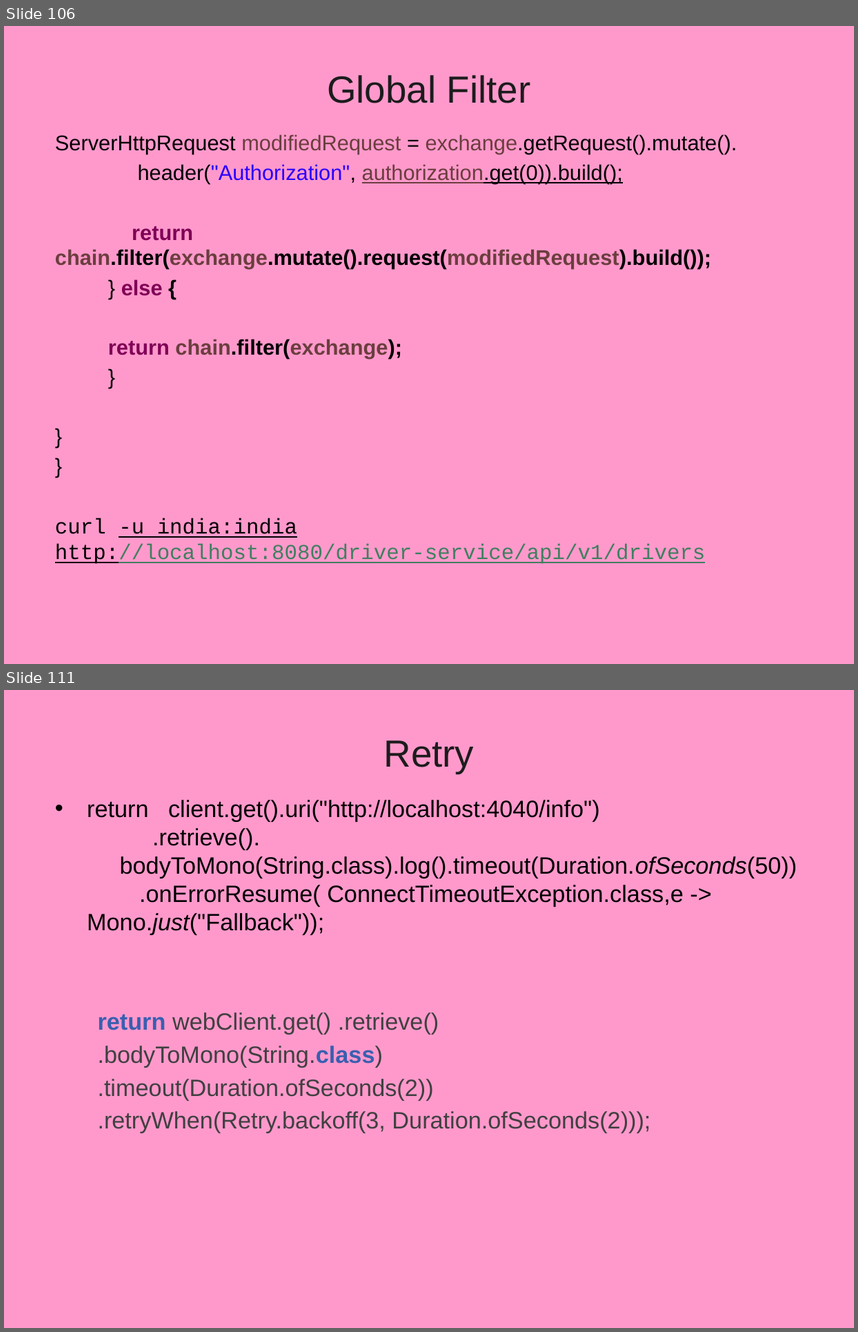
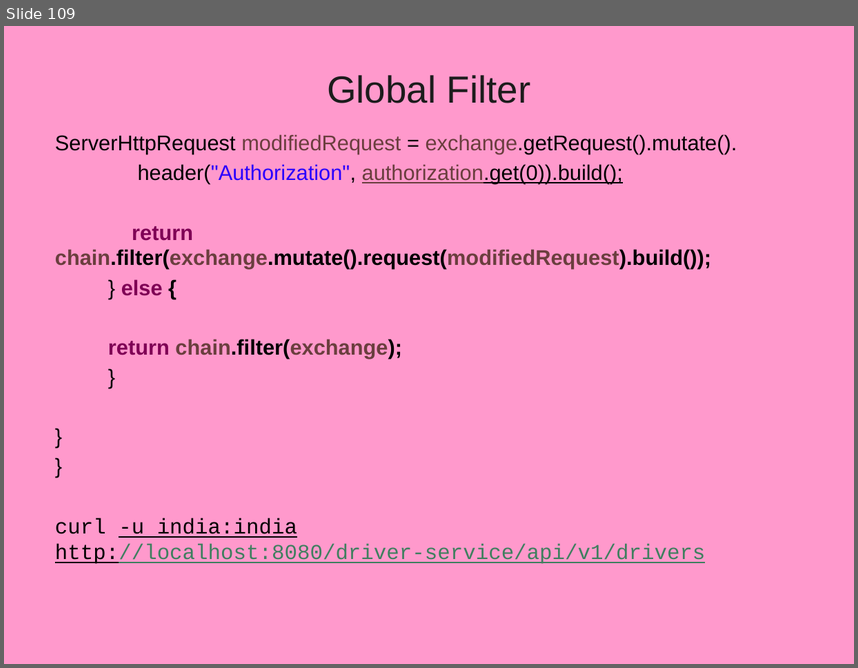
Before and after one commit to vatsanTraining/training_oct_2025, a slide deck: MicroService_Module2_Bajaj.pptx. Shown one above the other, each under a label of ours: slides 106 and 111 before the commit, slide 109 after it; the slides between them are not shown. The pictures are 858x1332 and 858x668 pixels, drawn with LibreOffice and Linux fonts; fonts in the diff are those of the drawing; background and template pictures are left out. Boxes give left, top, right and bottom in pixels: in the first picture for what was removed or moved away, otherwise in the second. Text is boxed around its words. In the diff, an @@ line names an element or a change of style, - is before the commit and + after.

```diff
--- a/MicroService_Module2_Bajaj.pptx
+++ b/MicroService_Module2_Bajaj.pptx
@@ slide 111 removed at <box>4,690,854,1328</box>, background picture (left out) @@
@@ title removed at <box>384,740,475,773</box> @@
-Retry
@@ text removed at <box>87,800,797,1133</box> @@
-• return client.get().uri("http://localhost:4040/info")
-  .retrieve().
-  bodyToMono(String.class).log().timeout(Duration.ofSeconds(50))
-  .onErrorResume( ConnectTimeoutException.class,e -> Mono.just("Fallback"));
-  return webClient.get() .retrieve()
-  .bodyToMono(String.class)
-  .timeout(Duration.ofSeconds(2))
-  .retryWhen(Retry.backoff(3, Duration.ofSeconds(2)));
@@ what was slide 106 is now slide 109 @@
```
Also in this commit, not shown: 6 slides changed, 1 other slide removed, 1 other file.
